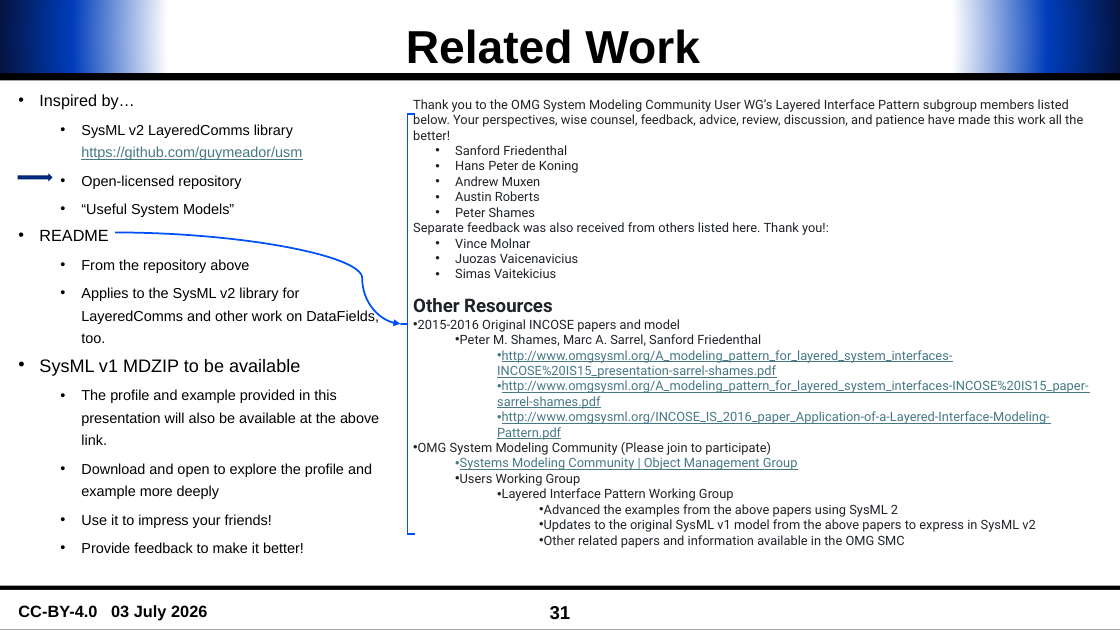
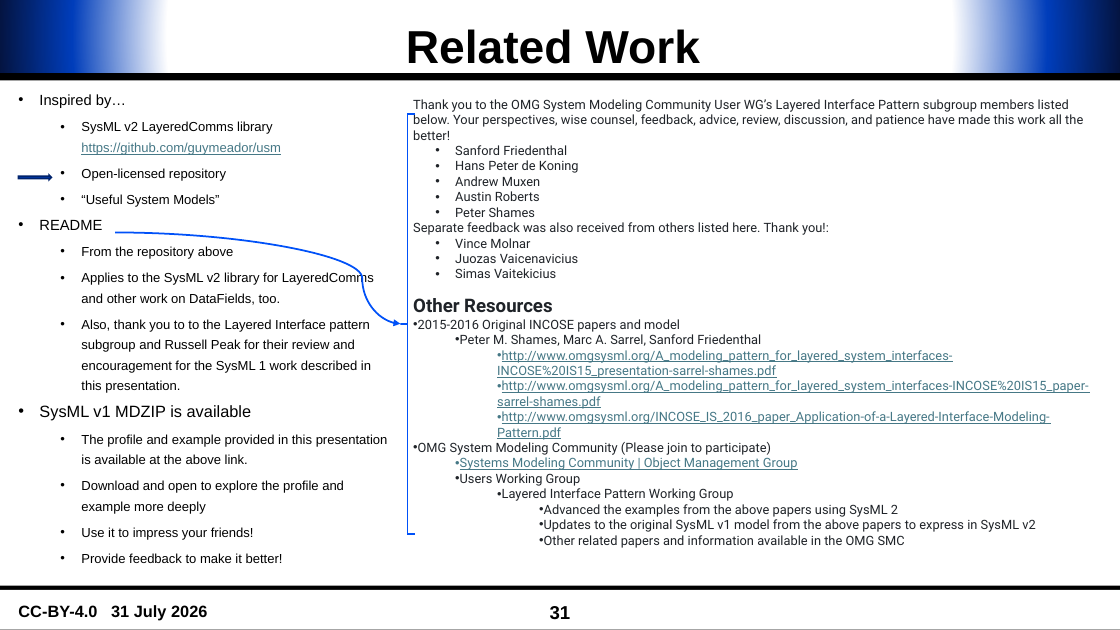
Before and after one commit to guymeador/usm, a slide deck: slide 31 of sysmlv1/doc/LayeredCommsProfileAndExampleSysMLv1.pptx. Drawn at 1120x630 pixels with LibreOffice and Linux fonts; fonts in the diff are those of the drawing; background and template pictures are left out. Boxes give left, top, right and bottom in pixels: in the first picture for what was removed or moved away, otherwise in the second. Text is boxed around its words. In the diff, an @@ line names an element or a change of style, - is before the commit and + after.

Commit message:
Updated readme and preso for SysML 1 assets

```diff
--- a/sysmlv1/doc/LayeredCommsProfileAndExampleSysMLv1.pptx
+++ b/sysmlv1/doc/LayeredCommsProfileAndExampleSysMLv1.pptx
@@ text at (39, 94, 374, 563): size 13.9 to 12.6 pt in "Inspired by…", "README"; size 12.4 to 11.2 pt in "SysML v2 LayeredComms library https://github.com/guymeador/u ...", "Open-licensed repository", "“Useful System Models”", "From the repository above" and 4 more places @@
@@ text at (39, 319, 388, 464): text changed; size 12.4 to 11.2 pt @@
-• SysML v1 MDZIP to be available
-  • The profile and example provided in this presentation will also be available at the above link.
+  • Also, thank you to to the Layered Interface pattern subgroup and Russell Peak for their review and encouragement for the SysML 1 work described in this presentation.
+• SysML v1 MDZIP is available
+  • The profile and example provided in this presentation is available at the above link.
@@ text at (18, 605, 207, 621): text changed @@
-CC-BY-4.0 03 July 2026
+CC-BY-4.0 31 July 2026
```
Also in this commit, not shown: 29 other slides changed, 1 other file.
